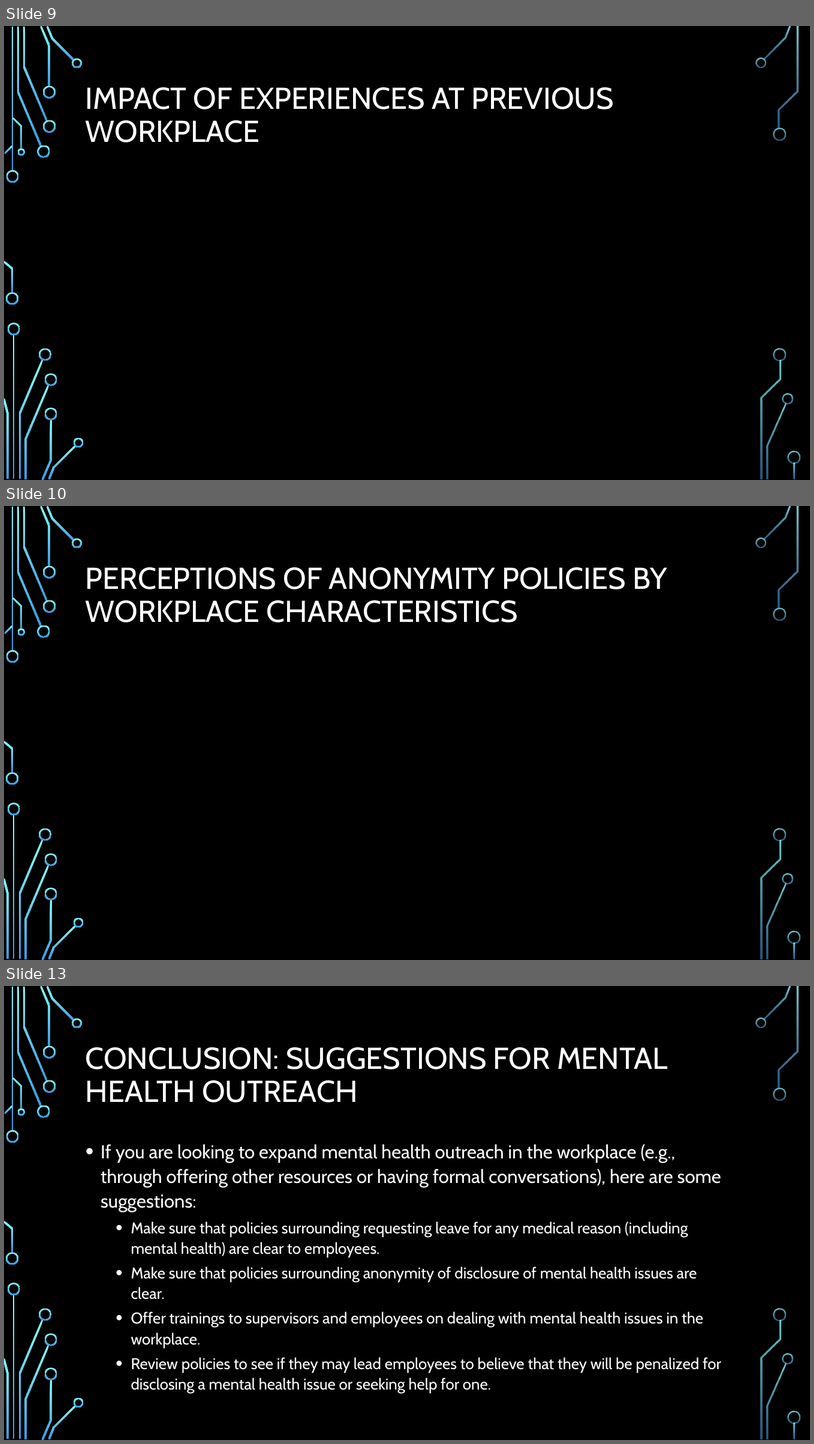
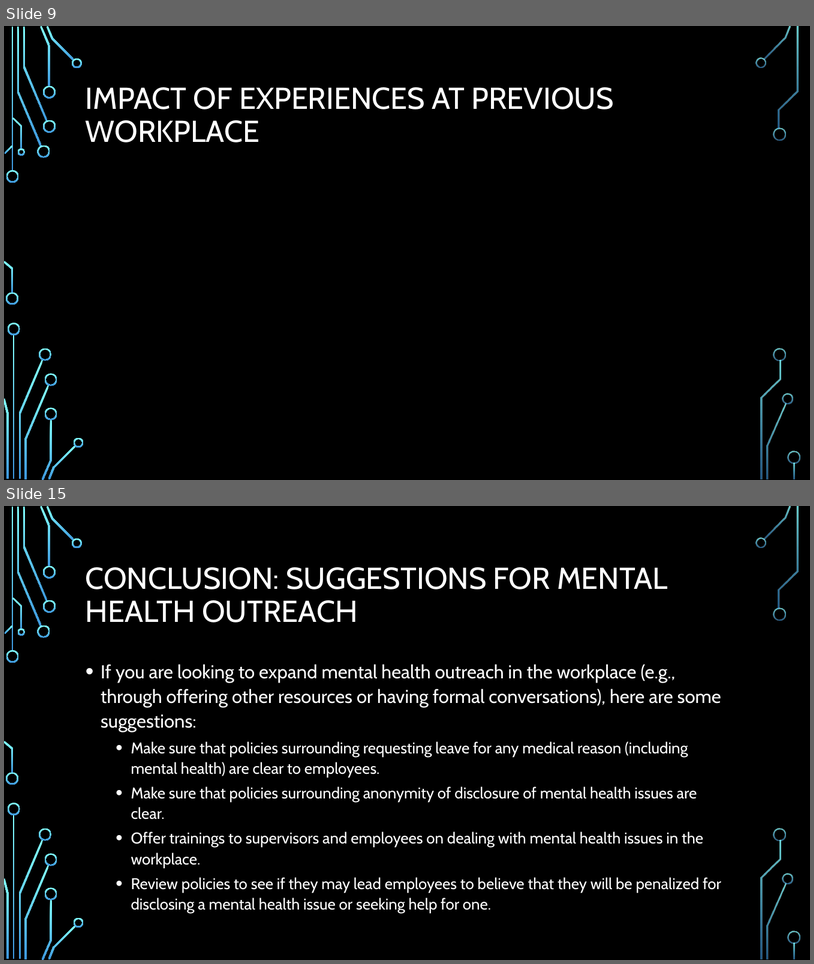
Before and after one commit to shrutih17/INFM600project, a slide deck: Presentation.pptx. Shown one above the other, each under a label of ours: slides 9, 10 and 13 before the commit, slides 9 and 15 after it; the slides between them are not shown. The pictures are 814x1444 and 814x964 pixels, drawn with LibreOffice and Linux fonts; fonts in the diff are those of the drawing; background and template pictures are left out. Boxes give left, top, right and bottom in pixels: in the first picture for what was removed or moved away, otherwise in the second. Text is boxed around its words. In the diff, an @@ line names an element or a change of style, - is before the commit and + after.

```diff
--- a/Presentation.pptx
+++ b/Presentation.pptx
@@ slide 10 removed at box(4, 506, 810, 960), background picture (left out); not listed: 36 template elements that a slide beside it also shows @@
@@ title removed at box(86, 567, 667, 622) @@
-PERCEPTIONS OF ANONYMITY POLICIES BY WORKPLACE CHARACTERISTICS
@@ what was slide 13 is now slide 15 @@
```
Also in this commit, not shown: 2 slides changed, 4 slides added, 1 other slide removed, 2 other files.
